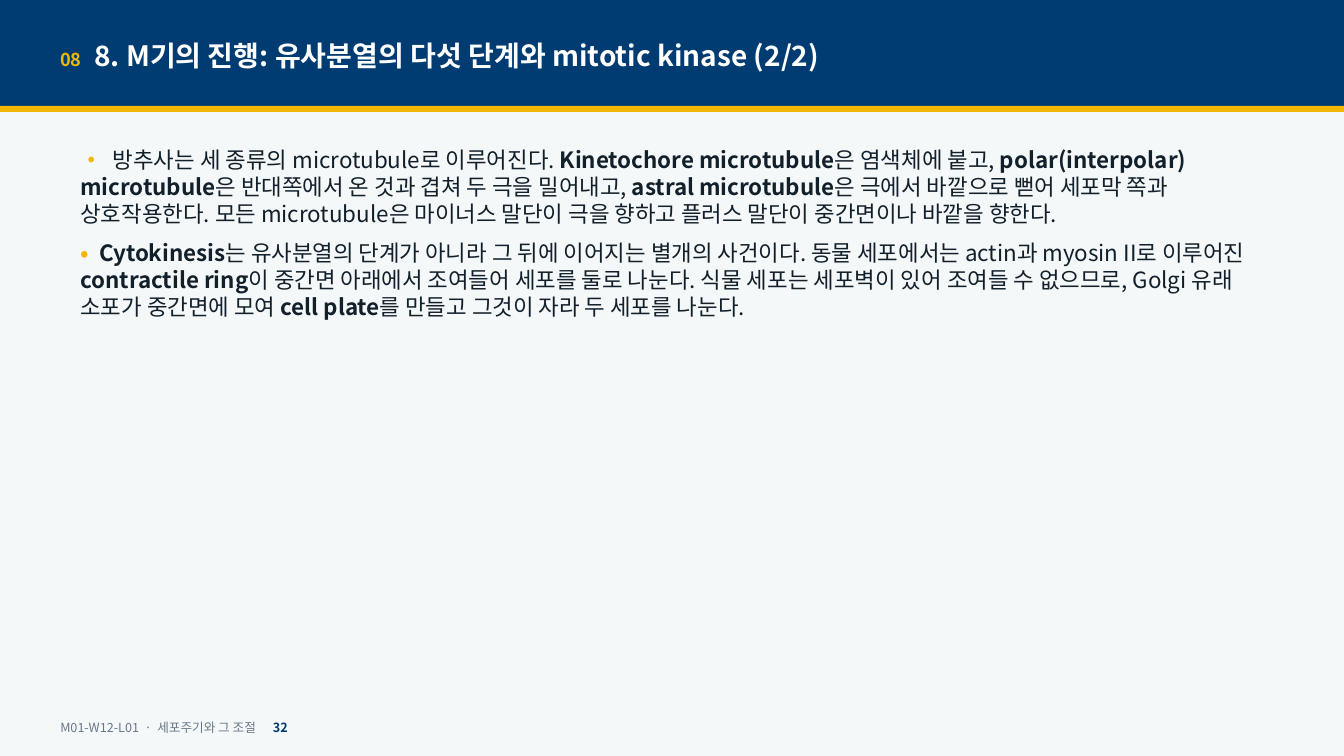
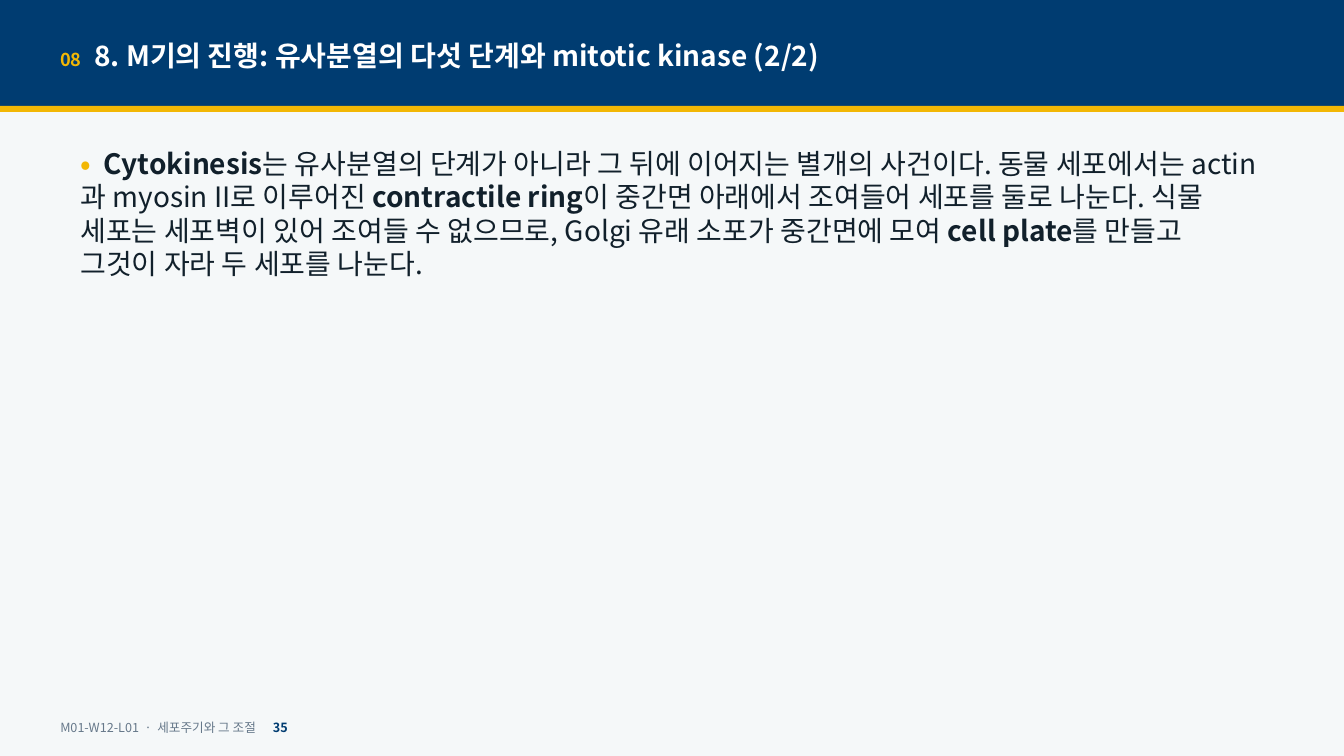
Before and after one commit to hoperiasd2/hoperiasd2.github.io, a slide deck: slide 35 of curriculum/M01/W12/L01/slides.pptx (slide 32 before the commit). Drawn at 1344x756 pixels with LibreOffice and Linux fonts; fonts in the diff are those of the drawing. Boxes give left, top, right and bottom in pixels: in the first picture for what was removed or moved away, otherwise in the second. Text is boxed around its words. In the diff, an @@ line names an element or a change of style, - is before the commit and + after.

```diff
--- a/curriculum/M01/W12/L01/slides.pptx
+++ b/curriculum/M01/W12/L01/slides.pptx
@@ text "• Cytokinesis는 유사분열의 단계가 아니라 ..." at (80,151,1203,277): size 16 to 20 pt @@
@@ text at (80,149,1186,224): paragraph removed @@
-• 방추사는 세 종류의 microtubule로 이루어진다. Kinetochore microtubule은 염색체에 붙고, polar(interpolar) microtubule은 반대쪽에서 온 것과 겹쳐 두 극을 밀어내고, astral microtubule은 극에서 바깥으로 뻗어 세포막 쪽과 상호작용한다. 모든 microtubule은 마이너스 말단이 극을 향하고 플러스 말단이 중간면이나 바깥을 향한다.
@@ text at (60,721,288,733): text changed @@
-M01-W12-L01 · 세포주기와 그 조절 32
+M01-W12-L01 · 세포주기와 그 조절 35
```
Also in this commit, not shown: 44 other slides changed, 9 slides added, 29 other files.
